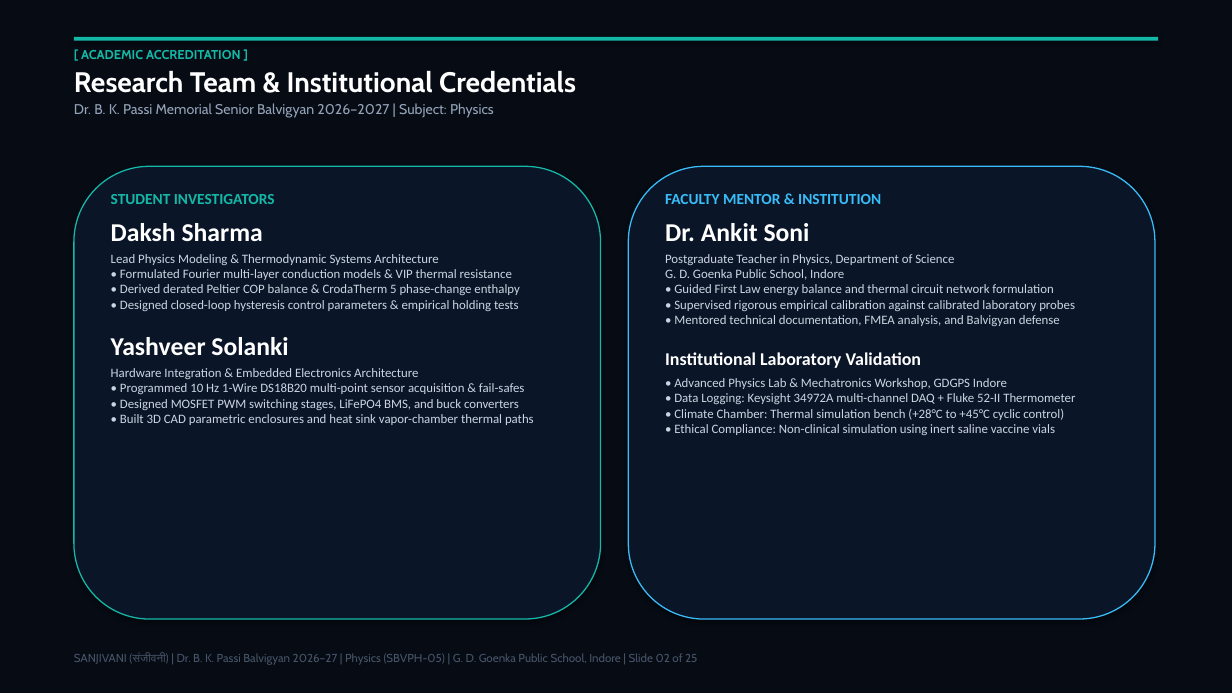
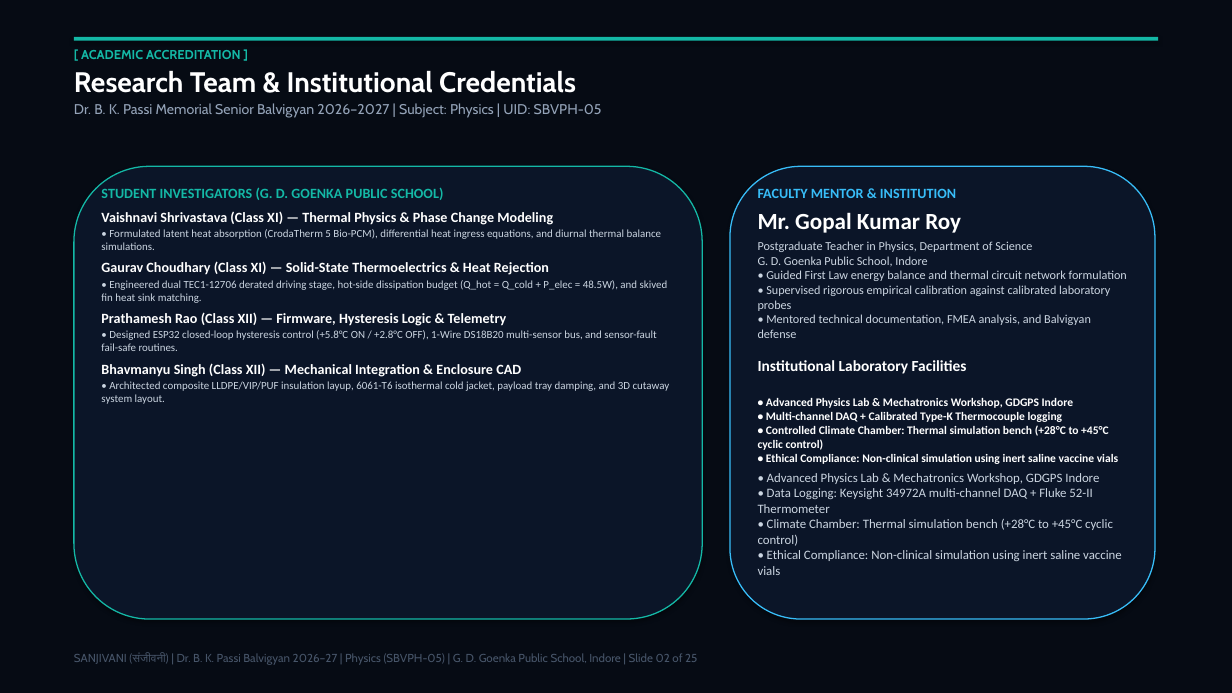
Before and after one commit to vividhedu-hash/Sanjivani, a slide deck: slide 2 of SANJIVANI_Balvigyan_Keynote_Presentation.pptx. Drawn at 1232x693 pixels with LibreOffice and Linux fonts; fonts in the diff are those of the drawing. Boxes give left, top, right and bottom in pixels: in the first picture for what was removed or moved away, otherwise in the second. Text is boxed around its words. In the diff, an @@ line names an element or a change of style, - is before the commit and + after.

Commit message:
docs: sync team investigators and faculty mentor credentials across keynote presentation deck

```diff
--- a/SANJIVANI_Balvigyan_Keynote_Presentation.pptx
+++ b/SANJIVANI_Balvigyan_Keynote_Presentation.pptx
@@ text at <box>74,103,602,118</box>: text changed @@
-Dr. B. K. Passi Memorial Senior Balvigyan 2026–2027 | Subject: Physics
+Dr. B. K. Passi Memorial Senior Balvigyan 2026–2027 | Subject: Physics | UID: SBVPH-05
@@ rounded rectangle: place and size @@
-rounded rectangle at <box>74,166,601,619</box>
+rounded rectangle at <box>74,166,702,619</box>
@@ rounded rectangle: place and size @@
-rounded rectangle at <box>628,166,1155,619</box>
+rounded rectangle at <box>730,166,1155,619</box>
@@ text at <box>101,188,670,404</box>: text changed; size 10 to 8.5 pt @@
-STUDENT INVESTIGATORS
-Daksh Sharma
-Lead Physics Modeling & Thermodynamic Systems Architecture
-• Formulated Fourier multi-layer conduction models & VIP thermal resistance
-• Derived derated Peltier COP balance & CrodaTherm 5 phase-change enthalpy
-• Designed closed-loop hysteresis control parameters & empirical holding tests
-Yashveer Solanki
-Hardware Integration & Embedded Electronics Architecture
-• Programmed 10 Hz 1-Wire DS18B20 multi-point sensor acquisition & fail-safes
-• Designed MOSFET PWM switching stages, LiFePO4 BMS, and buck converters
-• Built 3D CAD parametric enclosures and heat sink vapor-chamber thermal paths
+STUDENT INVESTIGATORS (G. D. GOENKA PUBLIC SCHOOL)
+Vaishnavi Shrivastava (Class XI) — Thermal Physics & Phase Change Modeling
+• Formulated latent heat absorption (CrodaTherm 5 Bio-PCM), differential heat ingress equations, and diurnal thermal balance simulations.
+Gaurav Choudhary (Class XI) — Solid-State Thermoelectrics & Heat Rejection
+• Engineered dual TEC1-12706 derated driving stage, hot-side dissipation budget (Q_hot = Q_cold + P_elec = 48.5W), and skived fin heat sink matching.
+Prathamesh Rao (Class XII) — Firmware, Hysteresis Logic & Telemetry
+• Designed ESP32 closed-loop hysteresis control (+5.8°C ON / +2.8°C OFF), 1-Wire DS18B20 multi-sensor bus, and sensor-fault fail-safe routines.
+Bhavmanyu Singh (Class XII) — Mechanical Integration & Enclosure CAD
+• Architected composite LLDPE/VIP/PUF insulation layup, 6061-T6 isothermal cold jacket, payload tray damping, and 3D cutaway system layout.
@@ text "FACULTY MENTOR & INSTITUTION": place and size @@
-text "FACULTY MENTOR & INSTITUTION" at <box>665,194,1075,435</box>
+text "FACULTY MENTOR & INSTITUTION" at <box>758,188,1127,575</box>
@@ text at <box>758,188,1127,338</box>: size 12 to 11 pt in "FACULTY MENTOR & INSTITUTION"; size 10 to 9.5 pt in "Postgraduate Teacher in Physics, Department of Science ..." @@
@@ text at <box>758,212,961,233</box>: text changed; size 20 to 18 pt @@
-Dr. Ankit Soni
+Mr. Gopal Kumar Roy
@@ text at <box>758,360,1118,464</box>: text changed; size 14 to 9 pt @@
-Institutional Laboratory Validation
+Institutional Laboratory Facilities
+• Advanced Physics Lab & Mechatronics Workshop, GDGPS Indore
+• Multi-channel DAQ + Calibrated Type-K Thermocouple logging
+• Controlled Climate Chamber: Thermal simulation bench (+28°C to +45°C cyclic control)
+• Ethical Compliance: Non-clinical simulation using inert saline vaccine vials
```
Also in this commit, not shown: 1 other slide changed, 2 other files.
